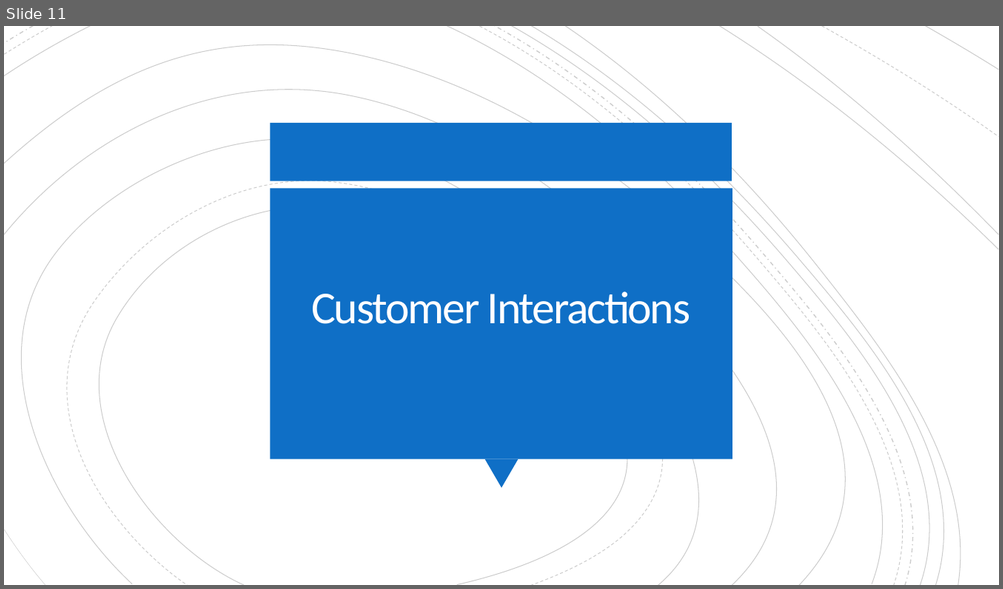
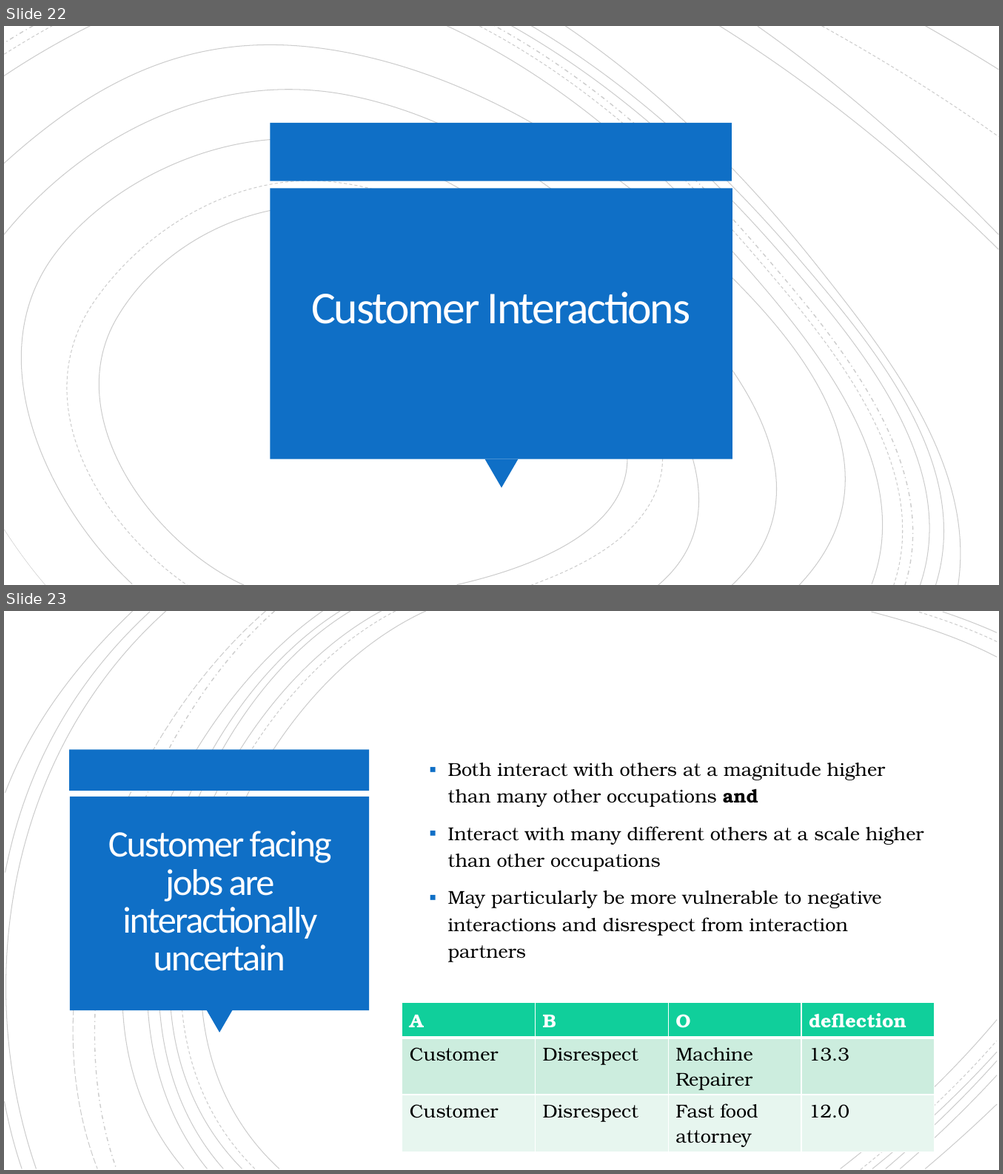
Before and after one commit to ekmaloney/soc490s, a slide deck: slides/march_8.pptx. Shown one above the other, each under a label of ours: slide 11 before the commit, slides 22 and 23 after it. The pictures are 1003x589 and 1003x1174 pixels, drawn with LibreOffice and Linux fonts; fonts in the diff are those of the drawing. Boxes give left, top, right and bottom in pixels: in the first picture for what was removed or moved away, otherwise in the second. Text is boxed around its words. In the diff, an @@ line names an element or a change of style, - is before the commit and + after.

```diff
--- a/slides/march_8.pptx
+++ b/slides/march_8.pptx
@@ slide 23 added at (x1=4, y1=611, x2=999, y2=1170), background #FFFFFF @@
@@ group added at (x1=4, y1=611, x2=997, y2=1170): 21 freeform shapes @@
@@ rectangle added at (x1=70, y1=750, x2=370, y2=791), fill #0F6FC6 @@
@@ text added at (x1=448, y1=763, x2=924, y2=963), 18 pt, text #000000 @@
+▪ Both interact with others at a magnitude higher than many other occupations and
+▪ Interact with many different others at a scale higher than other occupations
+▪ May particularly be more vulnerable to negative interactions and disrespect from interaction partners
@@ rectangle added at (x1=70, y1=797, x2=369, y2=1011), fill #0F6FC6 @@
@@ title added at (x1=108, y1=831, x2=332, y2=971), 36 pt, text #FFFEFF @@
+Customer facing jobs are interactionally uncertain
@@ table added at (x1=401, y1=1003, x2=933, y2=1150), 3 rows, 4 columns @@
+A | B | O | deflection
+Customer | Disrespect | Machine Repairer | 13.3
+Customer | Disrespect | Fast food attorney | 12.0
@@ triangle added at (x1=206, y1=1011, x2=233, y2=1034), fill #0F6FC6 @@
@@ what was slide 11 is now slide 22 @@
```
Also in this commit, not shown: 3 slides changed, 20 other slides added, 1 slide removed, 8 other files.
